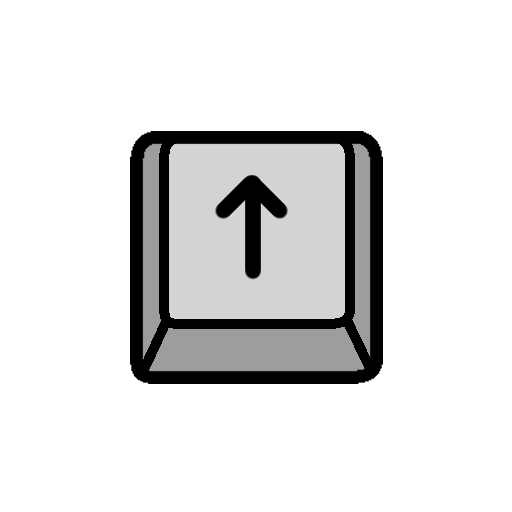
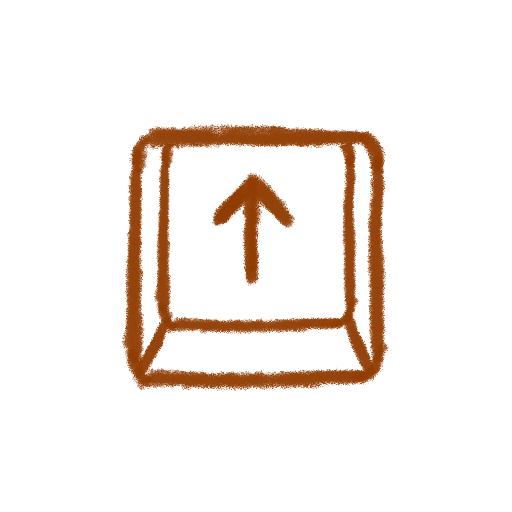
The second (512, 512) image is a revision of the first. Changes to its layers:
added layer "Layer 5 Copy" above "Layer 4 Copy" over [212, 172, 296, 286]
added layer "Layer 4 Copy" above "Layer 3 Copy" over [122, 123, 389, 392]
hid "Layer 3 Copy" over [215, 175, 288, 280]
hid "Layer 1 Copy 4" over [130, 131, 383, 384]
hid "Layer 3 Copy 3" over [136, 137, 378, 376]
